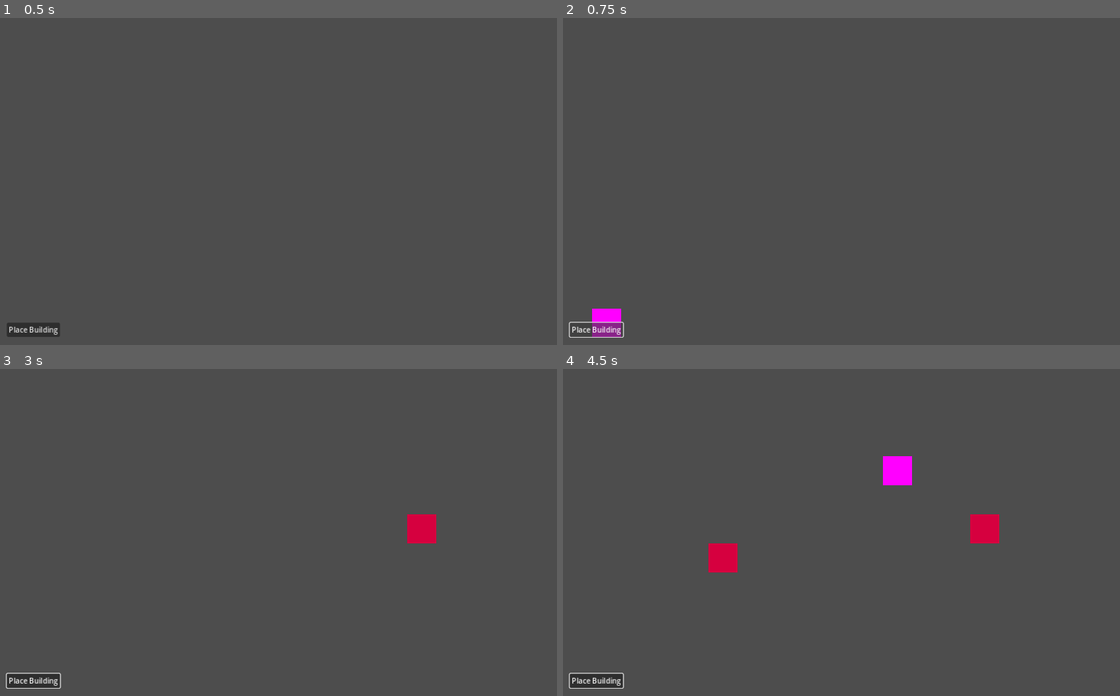
Above: before the commit, frames 1-4 (two rows, left to right).
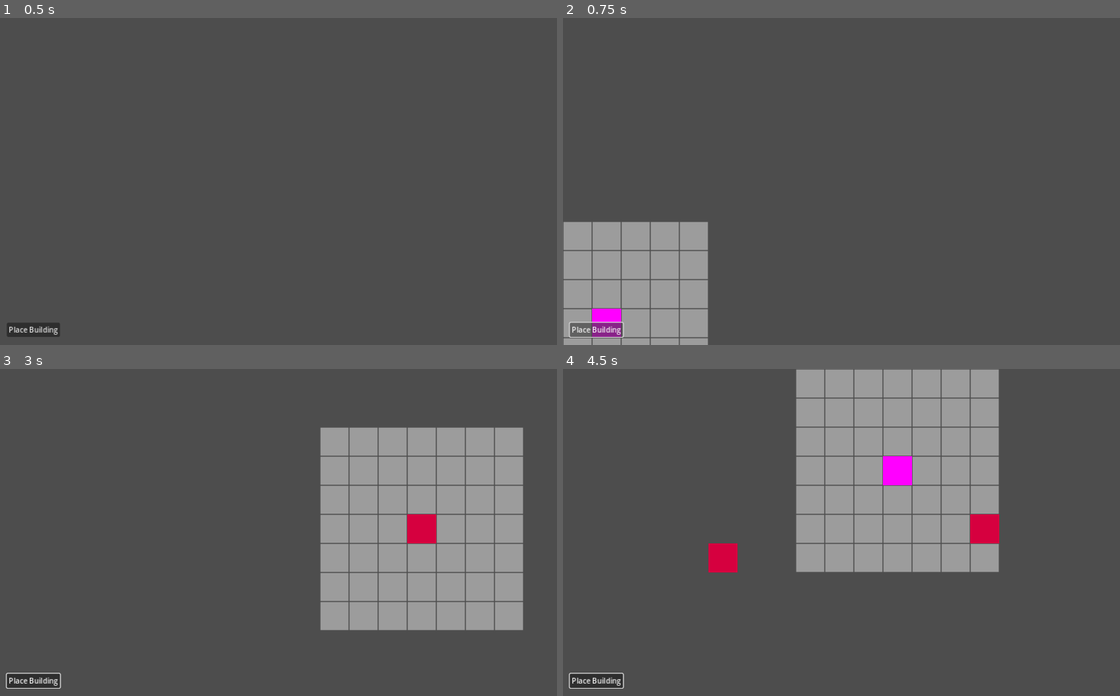
Above: after the commit, the same moments.

Repository: tiannahenrylewis/GodotGridCrashCourse
Game: Godot game, scene res://scenes/main.tscn
The game is run twice, just before and just after one commit, with the same random seed, the same clock (stepped at 60 frames per second) and the same inputs.
Inputs (mouse positions are in pixels of both pictures, inside the frame that each line leads up to):
- Up to frame 1 (0.5 s): no input
- Up to frame 2 (0.75 s): click "Place Building" at 0.5 s
- Up to frame 3 (3 s): click "Place Building" at 1.25 s; click "Place Building" at 2 s; tap Enter at 2.75 s; move the mouse to (417, 516) at 2.77 s; press the mouse at (417, 516) at 2.78 s
- Up to frame 4 (4.5 s): tap Space at 3.5 s; move the mouse to (735, 548) at 3.52 s; release the mouse at (735, 548) at 3.53 s; click (735, 548) at 3.6 s; tap Enter at 4.25 s; move the mouse to (913, 460) at 4.27 s; press the mouse at (913, 460) at 4.28 s

Frame 1 is identical in both runs. In frame 2, 8.4% of the frame differs, in the area x 0-26%, y 62-100%; in frame 3, 20%, in the area x 57-94%, y 18-80%; in frame 4, 20%.

Commit message:
add TileMapLayer and basic grid operations

Diff:
--- /dev/null
+++ b/godot-grid-crash-course/resources/hightlight_tileset.tres
@@ -0,0 +1,12 @@
+[gd_resource type="TileSet" load_steps=3 format=3 uid="uid://c3mn0unu36jgd"]
+
+[ext_resource type="Texture2D" uid="uid://d4kw3r27wkgen" path="res://assets/highlight_tile.png" id="1_coife"]
+
+[sub_resource type="TileSetAtlasSource" id="TileSetAtlasSource_qd202"]
+texture = ExtResource("1_coife")
+texture_region_size = Vector2i(64, 64)
+0:0/0 = 0
+
+[resource]
+tile_size = Vector2i(64, 64)
+sources/0 = SubResource("TileSetAtlasSource_qd202")
--- a/godot-grid-crash-course/scenes/main.gd
+++ b/godot-grid-crash-course/scenes/main.gd
@@ -4,6 +4,10 @@
 
 @onready var cursor: Sprite2D = $Cursor
 @onready var place_building_button: Button = $PlaceBuildingButton
+@onready var highlight_tile_map_layer: TileMapLayer = $HighlightTileMapLayer
+
+var hovered_grid_cell: Vector2 = Vector2(-1, -1)
+var null_cell_value = Vector2(-10,-10)
 
 
 # Called when the node enters the scene tree for the first time.
@@ -11,11 +15,17 @@
 	place_building_button.pressed.connect(on_button_pressed)
 	cursor.visible = false
 
+
 # Called every frame. 'delta' is the elapsed time since the previous frame.
 func _process(delta: float) -> void:
 	var grid_position = get_mouse_grid_cell_position()
 	# set the cursor to the mouse position
 	cursor.global_position = grid_position * 64
+
+	if cursor.visible && (hovered_grid_cell != null_cell_value || hovered_grid_cell != grid_position):
+		 # reassign the hovered_grid_cell
+		hovered_grid_cell = grid_position
+		update_highlight_tilemap_layer()
 
 
 func _unhandled_input(event: InputEvent) -> void:
@@ -42,6 +52,23 @@
 	var grid_position = get_mouse_grid_cell_position()
 	building.global_position = grid_position * 64
 
+	# reset the hover state and clear the tilemap to remove highlight cell after placing a building
+	hovered_grid_cell = null_cell_value
+	update_highlight_tilemap_layer()
+
+
+func update_highlight_tilemap_layer():
+	# should by default clear the tilemap everytime it is called
+	highlight_tile_map_layer.clear()
+
+	if hovered_grid_cell == null_cell_value:
+		pass
+
+	# iterate over all grid cells within a 3-cell radius
+	for x in range(hovered_grid_cell.x - 3, hovered_grid_cell.x + 4):
+		for y in range(hovered_grid_cell.y - 3, hovered_grid_cell.y + 4):
+			# paint tiles in tilemap
+			highlight_tile_map_layer.set_cell(Vector2(int(x), int(y)), 0, Vector2i.ZERO)
 
 func on_button_pressed():
 	cursor.visible = true
--- a/godot-grid-crash-course/scenes/main.tscn
+++ b/godot-grid-crash-course/scenes/main.tscn
@@ -1,7 +1,8 @@
-[gd_scene load_steps=4 format=3 uid="uid://ct8rqa1fvhq2v"]
+[gd_scene load_steps=5 format=3 uid="uid://ct8rqa1fvhq2v"]
 
 [ext_resource type="Script" path="res://scenes/main.gd" id="1_i771e"]
 [ext_resource type="PackedScene" uid="uid://da3rlrm6nvkcl" path="res://scenes/building/building.tscn" id="2_n61k6"]
+[ext_resource type="TileSet" uid="uid://c3mn0unu36jgd" path="res://resources/hightlight_tileset.tres" id="3_juhvk"]
 
 [sub_resource type="PlaceholderTexture2D" id="PlaceholderTexture2D_chq5w"]
 size = Vector2(64, 64)
@@ -9,6 +10,10 @@
 [node name="Main" type="Node2D"]
 script = ExtResource("1_i771e")
 building_scene = ExtResource("2_n61k6")
+
+[node name="HighlightTileMapLayer" type="TileMapLayer" parent="."]
+modulate = Color(1, 1, 1, 0.443137)
+tile_set = ExtResource("3_juhvk")
 
 [node name="Cursor" type="Sprite2D" parent="."]
 texture = SubResource("PlaceholderTexture2D_chq5w")
Binary file added: godot-grid-crash-course/assets/highlight_tile.png
Not shown, added: godot-grid-crash-course/assets/highlight_tile.png.import
Not shown, added: godot-grid-crash-course/.DS_Store
